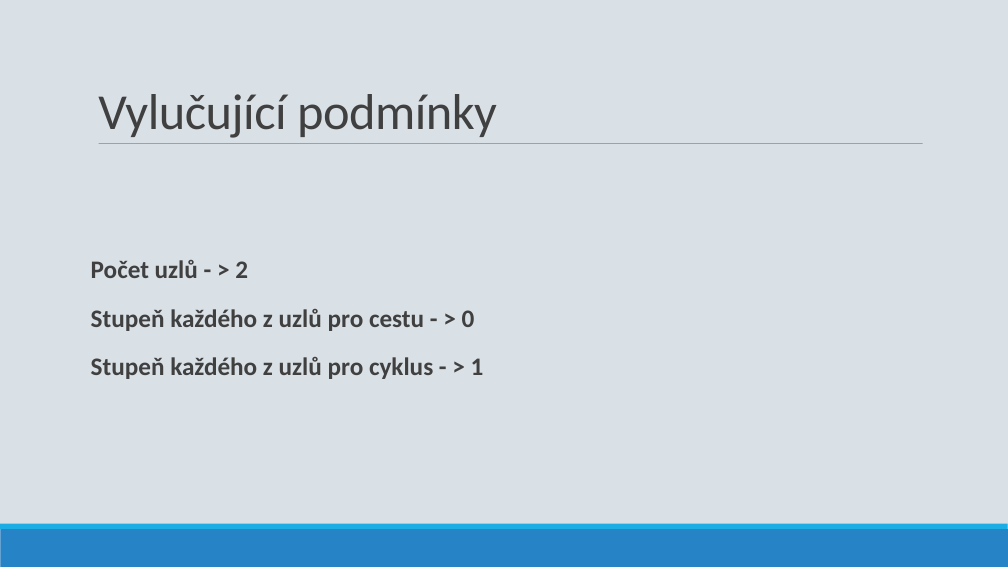
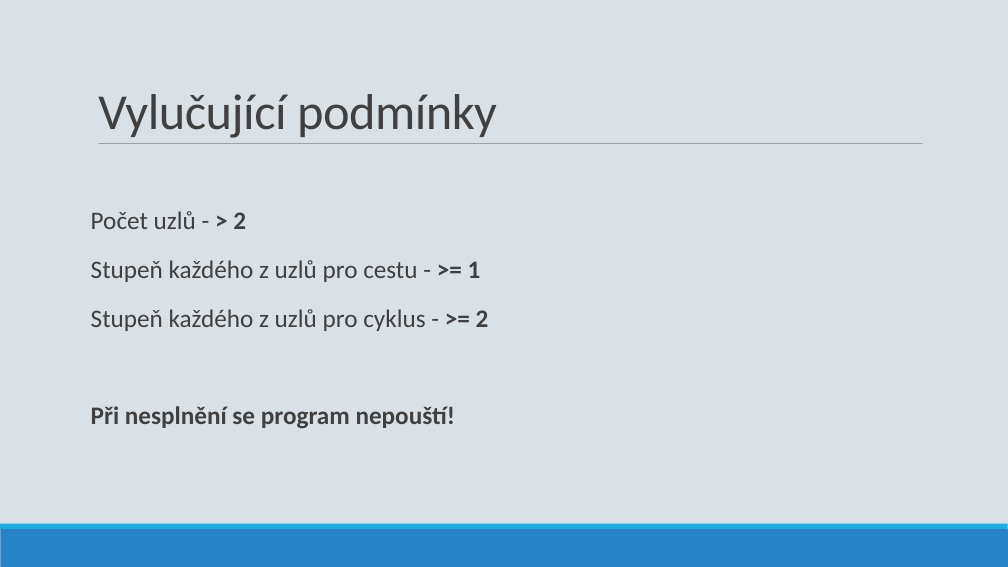
Before and after one commit to ldrahnik/ial_project_2019_2020, a slide deck: slide 3 of defense/presentation.odp. Drawn at 1008x567 pixels with LibreOffice and Linux fonts; fonts in the diff are those of the drawing. Boxes give left, top, right and bottom in pixels: in the first picture for what was removed or moved away, otherwise in the second. Text is boxed around its words. In the diff, an @@ line names an element or a change of style, - is before the commit and + after.

Commit message:
WIP

```diff
--- a/defense/presentation.odp
+++ b/defense/presentation.odp
@@ subtitle at [91, 211, 246, 229]: bold off in "Počet uzlů -" @@
@@ subtitle at [91, 260, 489, 429]: text changed; bold off @@
-Stupeň každého z uzlů pro cestu - > 0
-Stupeň každého z uzlů pro cyklus - > 1
+Stupeň každého z uzlů pro cestu - >= 1
+Stupeň každého z uzlů pro cyklus - >= 2
+Při nesplnění se program nepouští!
```
Also in this commit, not shown: 1 other slide changed, 1 slide added, 1 slide removed.
